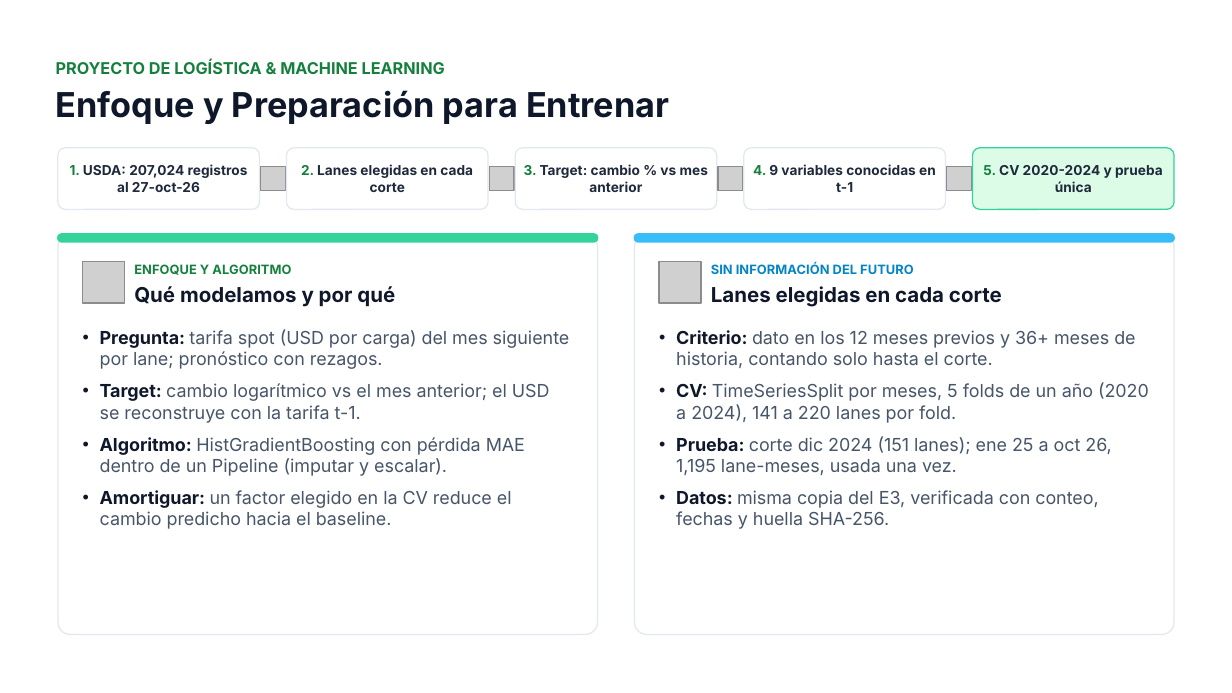
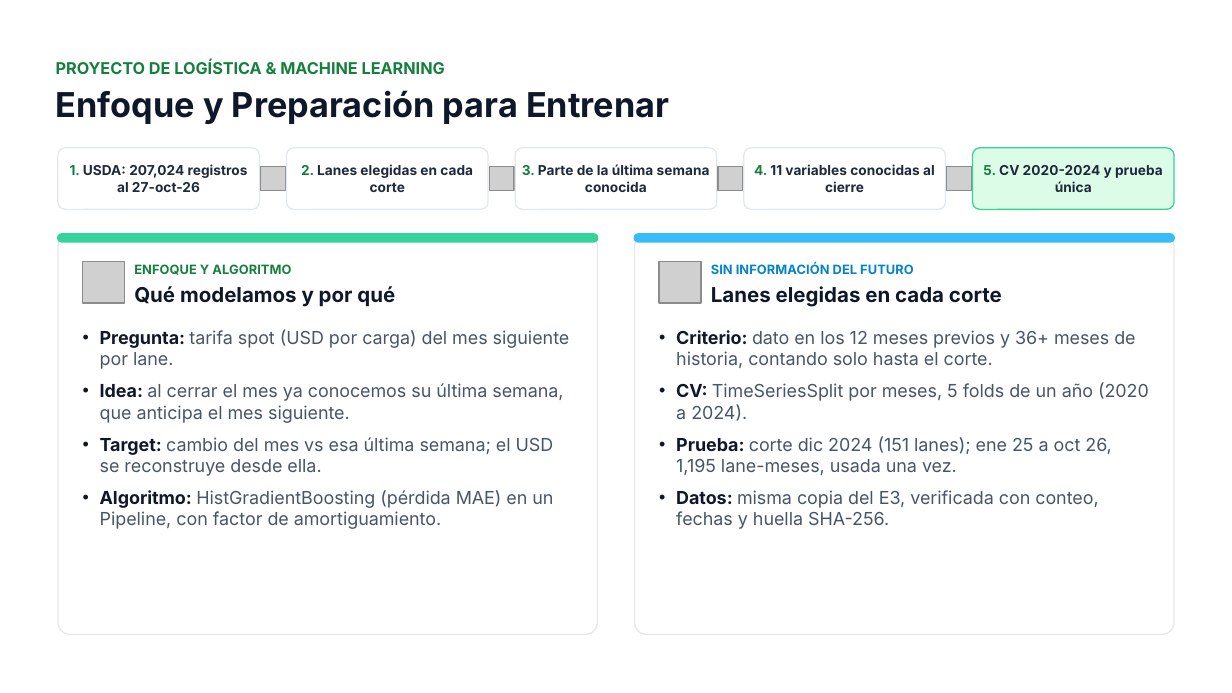
Before and after one commit to jmartinezvogel/reefer-spot-rate-forecasting, a slide deck: slide 2 of docs/ML_E4_Equipo1.pptx. Drawn at 1232x693 pixels with LibreOffice and Linux fonts; fonts in the diff are those of the drawing; grey boxes stand for pictures. Boxes give left, top, right and bottom in pixels: in the first picture for what was removed or moved away, otherwise in the second. Text is boxed around its words. In the diff, an @@ line names an element or a change of style, - is before the commit and + after.

Commit message:
E4: el modelo parte de la última semana del mes anterior
- Nueva información: primera y última semana de cada lane-mes, que ya se
  conoce al pronosticar (correlación de 0.53 con el cambio del mes siguiente).
- El target es el cambio del mes contra esa última semana.
- Notebook simplificado (41 celdas, 3 gráficas) manteniendo la selección de
  lanes por corte y la verificación de la versión de datos.

Prueba: MAE 242 vs 299 del baseline del mes anterior (-19.0%), IC 95% 8.1% a 29.3%.

```diff
--- a/docs/ML_E4_Equipo1.pptx
+++ b/docs/ML_E4_Equipo1.pptx
@@ text at [522, 164, 710, 192]: text changed @@
-3. Target: cambio % vs mes anterior
+3. Parte de la última semana conocida
@@ text at [754, 164, 935, 192]: text changed @@
-4. 9 variables conocidas en t-1
+4. 11 variables conocidas al cierre
@@ text at [100, 329, 570, 529]: text changed @@
-• Pregunta: tarifa spot (USD por carga) del mes siguiente por lane; pronóstico con rezagos.
-• Target: cambio logarítmico vs el mes anterior; el USD se reconstruye con la tarifa t-1.
-• Algoritmo: HistGradientBoosting con pérdida MAE dentro de un Pipeline (imputar y escalar).
-• Amortiguar: un factor elegido en la CV reduce el cambio predicho hacia el baseline.
+• Pregunta: tarifa spot (USD por carga) del mes siguiente por lane.
+• Idea: al cerrar el mes ya conocemos su última semana, que anticipa el mes siguiente.
+• Target: cambio del mes vs esa última semana; el USD se reconstruye desde ella.
+• Algoritmo: HistGradientBoosting (pérdida MAE) en un Pipeline, con factor de amortiguamiento.
@@ text at [676, 382, 1149, 421]: text changed @@
-• CV: TimeSeriesSplit por meses, 5 folds de un año (2020 a 2024), 141 a 220 lanes por fold.
+• CV: TimeSeriesSplit por meses, 5 folds de un año (2020 a 2024).
```
Also in this commit, not shown: 5 other slides changed, 4 other files.
